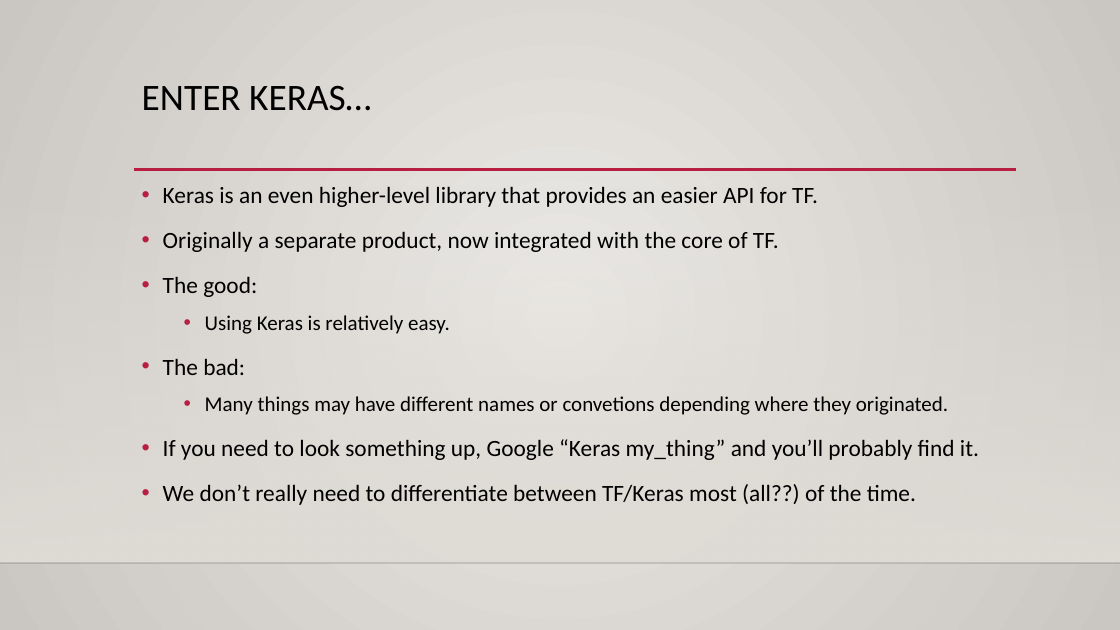
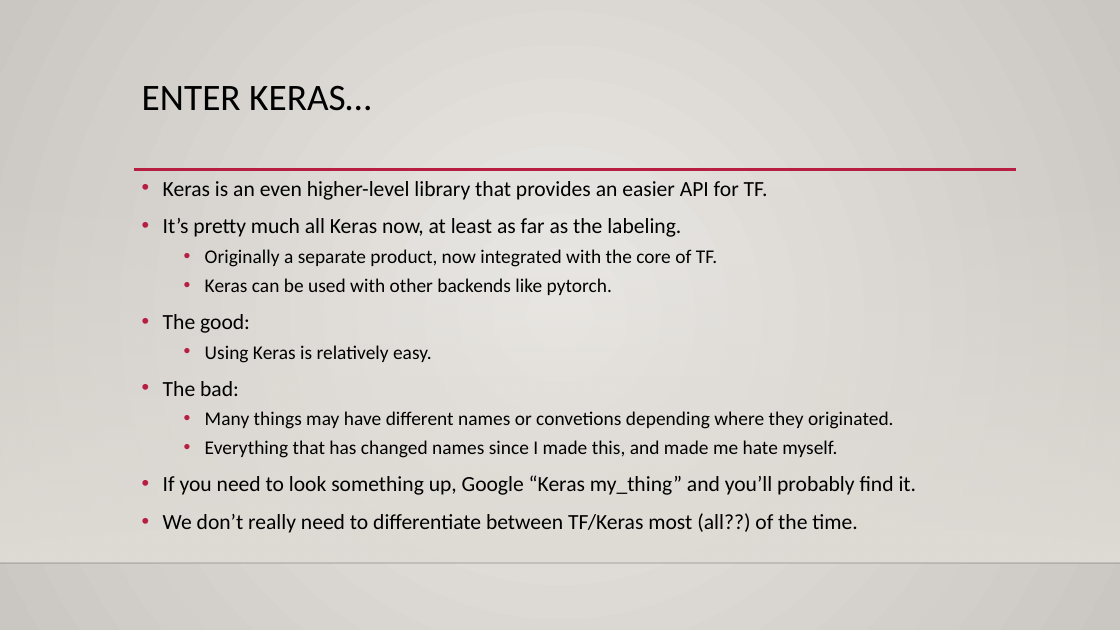
Before and after one commit to AkeemSemperDataScience/Intro_to_Machine_Learning_Students, a slide deck: slide 8 of reference_content/Slides/keras_intro.pptx (slide 7 before the commit). Drawn at 1120x630 pixels with LibreOffice and Linux fonts; fonts in the diff are those of the drawing; background and template pictures are left out. Boxes give left, top, right and bottom in pixels: in the first picture for what was removed or moved away, otherwise in the second. Text is boxed around its words. In the diff, an @@ line names an element or a change of style, - is before the commit and + after.

```diff
--- a/reference_content/Slides/keras_intro.pptx
+++ b/reference_content/Slides/keras_intro.pptx
@@ text at [163, 181, 917, 533]: size 20 to 18.5 pt in "Keras is an even higher-level library that ...", "The good:", "The bad:", "If you need to look something up, ..." and 1 more places; size 20 to 16.6 pt in "Originally a separate product, now integrated with ..."; size 18 to 16.6 pt in "Using Keras is relatively easy.", "Many things may have different names or ..."; line spacing 1.2 to 1; list level 1 to 2 in "Originally a separate product, now ..." @@
@@ text at [163, 218, 681, 237]: paragraph added @@
+• It’s pretty much all Keras now, at least as far as the labeling.
@@ text at [205, 278, 612, 295]: paragraph added @@
+  • Keras can be used with other backends like pytorch.
@@ text at [205, 440, 837, 458]: paragraph added @@
+  • Everything that has changed names since I made this, and made me hate myself.
```
Also in this commit, not shown: 10 other slides changed, 10 slides added, 3 other files.
